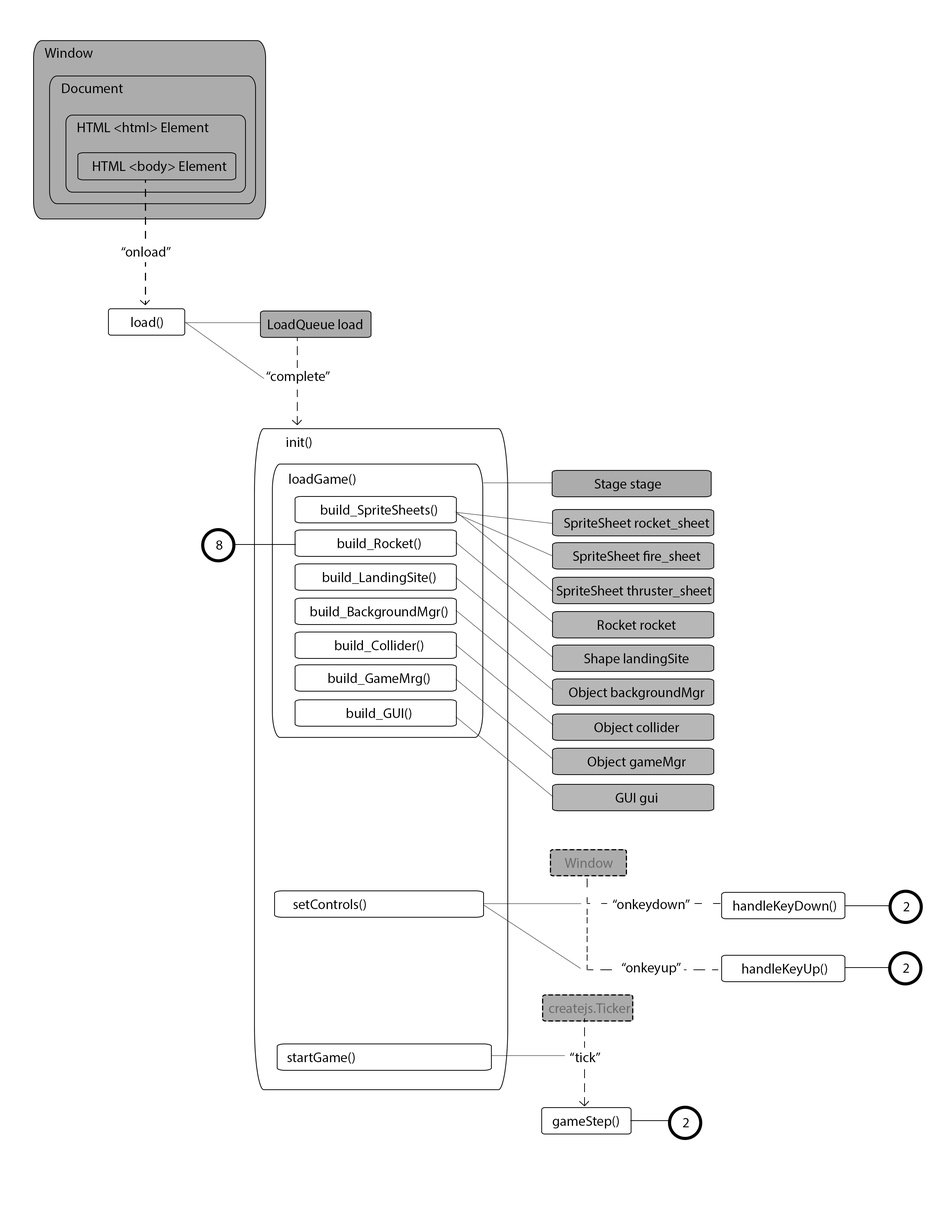
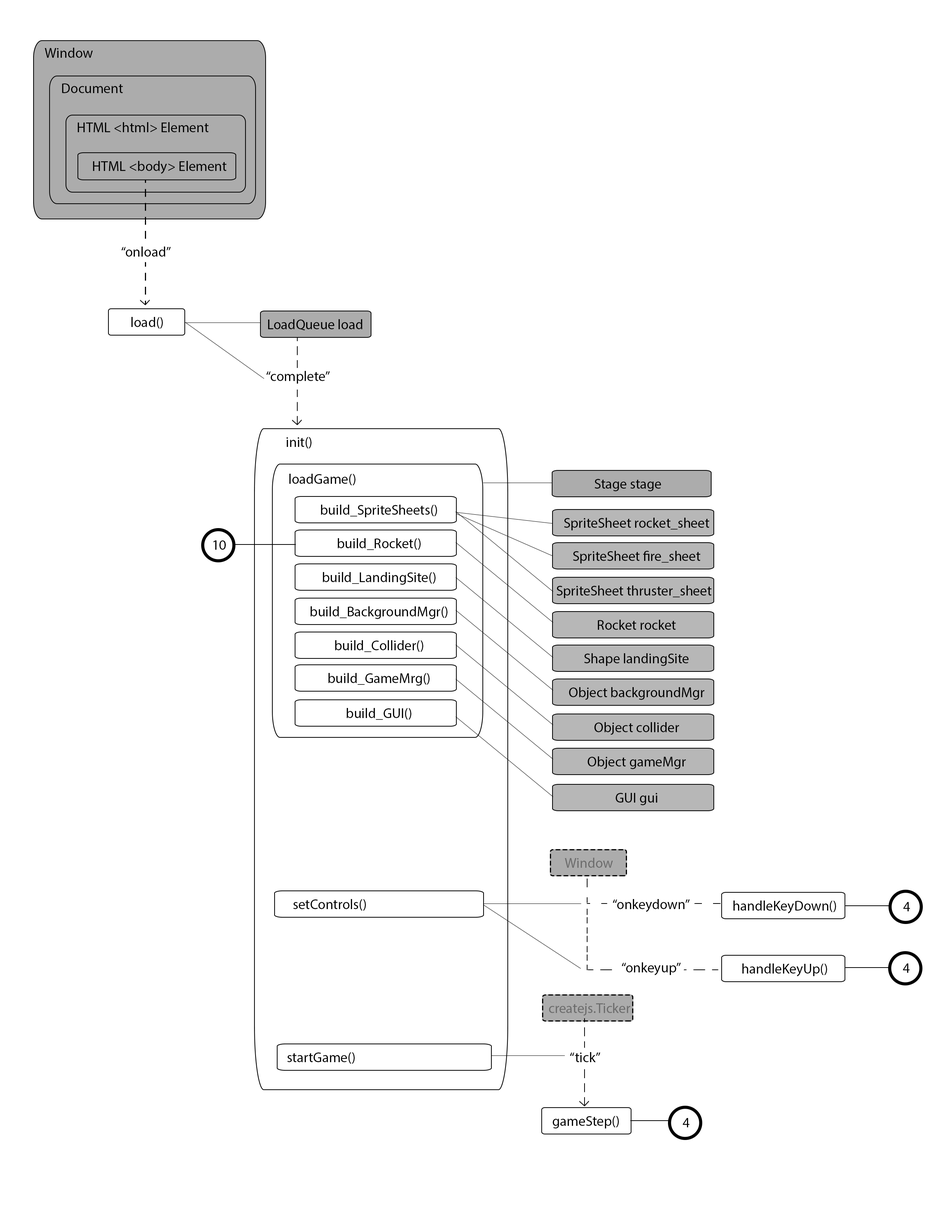
Layered file, before and after one edit (w=950, h=1229). Changes by layer:
renamed "2" to "4", painted on it over [682, 1118, 690, 1128]
renamed "8" to "10", painted on it over [213, 540, 226, 550]
renamed "2" to "4", painted on it over [902, 902, 911, 912]
renamed "2" to "4", painted on it over [902, 963, 910, 974]
